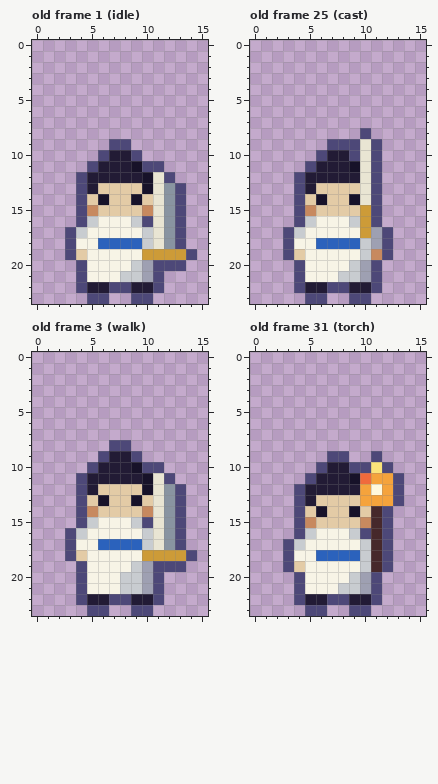
Pixel-art file -- art/bodies/orthodox.aseprite. The picture above is the old version.
16x24 pixels, 68 frames. Colours within 5 levels of each other are drawn and written as one. Shown: old frame 1 (idle), old frame 25 (cast), old frame 3 (walk), old frame 31 (torch). The commit also changed other frames, which this record leaves out.
The same view after the edit:
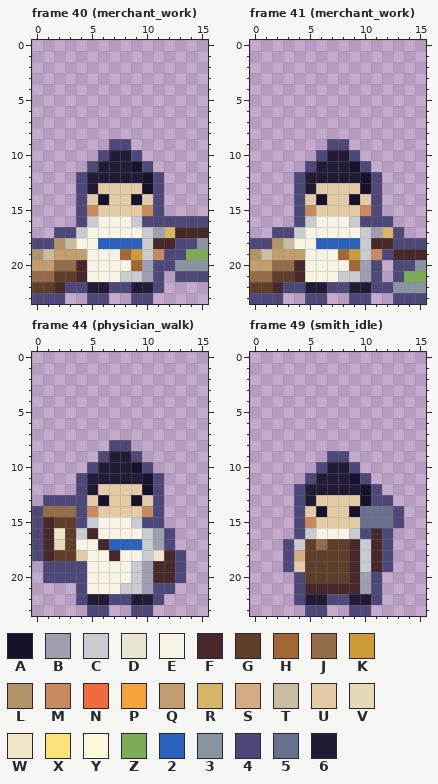
Palette (. is transparent): A #171229  B #9ea0b2  C #c8ccd0  D #e9e5d3  E #f7f4e6  F #46282b  G #5e3d29  H #a36734  J #946c48  K #cd9b38  L #b39467  M #c7895f  N #f06a3c  P #f5a33c  Q #c39f6f  R #d7b667  S #d4ac84  T #c9bda1  U #e3cba6  V #e4d8b5  W #efe5c9  X #fbe37a  Y #fff8dc  Z #7eab58  2 #2b62bc  3 #8994a1  4 #4d4878  5 #69708d  6 #221b35
A new or re-ordered frame is compared with the old frame closest to it.
The exact change:
frames 68 -> 166
--- frame 40 (merchant_work) is new; against old frame 1 (idle)
@@ x 0..15 @@
 10 ......4664......
-11 .....4666A44....
-12 ....466666AD4...
-13 ....46UUUUAD34..
-14 ....4UAUUAUD34..
-15 ....4MUUUUMD34..
-16 ....4CEEEC4D34..
-17 ...4CEEEEECD34..
-18 ...4EE2222CD34..
-19 ...4UEEEEEKKKK4.
-20 ....4EEEECB444..
-21 ....4EEECCB4....
-22 ....46644664....
-23 .....44..44.....
+11 .....4666A4.....
+12 ....466666A4....
+13 ....46UUUUA4....
+14 ....4UAUUAU4....
+15 ....4MUUUUM4....
+16 ....4CEEEC444444
+17 ..44CEEEEECBRFFF
+18 44LTEE2222CFF443
+19 LTQQQEEEHKCM44ZZ
+20 QQJJFEEEEHB44333
+21 JJGGFEEECCB4.444
+22 GGF446644664....
+23 444..44..44.....
--- frame 41 (merchant_work) is new; against old frame 25 (cast)
@@ x 0..15 @@
  7 ................
- 8 ..........4.....
- 9 .......444D4....
-10 ......4664D4....
-11 .....4666AD4....
-12 ....466666D4....
-13 ....46UUUUD4....
-14 ....4UAUUAD4....
-15 ....4MUUUUK4....
-16 ....4CEEECK4....
-17 ...4CEEEEEKB4...
-18 ...4EE2222CB4...
-19 ...4UEEEEECM4...
-20 ....4EEEECB4....
-21 ....4EEECCB4....
-22 ....46644664....
-23 .....44..44.....
+ 8 ................
+ 9 .......44.......
+10 ......4664......
+11 .....4666A4.....
+12 ....466666A4....
+13 ....46UUUUA4....
+14 ....4UAUUAU4....
+15 ....4MUUUUM4....
+16 ....4CEEEC444...
+17 ..44CEEEEECBR4..
+18 44LTEE2222CFF444
+19 LTQQQEEEHKCM4FFF
+20 QQJJFEEEEHB4.443
+21 JJGGFEEECCB4.4ZZ
+22 GGF4466446644333
+23 444..44..44..444
--- frame 44 (physician_walk) is new; against old frame 3 (walk)
@@ x 0..15 @@
  9 ......4664......
-10 .....4666A44....
-11 ....466666AD4...
-12 ....46UUUUAD34..
-13 ....4UAUUAUD34..
-14 ....4MUUUUMD34..
-15 ....4CEEEC4D34..
-16 ...4CEEEEECD34..
-17 ...4EE2222CD34..
-18 ...4UEEEEEKKKK4.
-19 ....4EEEECB444..
-20 ....4EEECCB4....
-21 ....4EEECCB4....
+10 .....4666A4.....
+11 ....466666A4....
+12 ....46UUUUA4....
+13 .4444UAUUAU4....
+14 4JJJ4MUUUUM4....
+15 4FGG4CEEEC44....
+16 4FWGCFEEEECB4...
+17 4FVGEEF222CB4...
+18 4FGGUEEFEECWF4..
+19 .4444EEEECBFF4..
+20 .4444EEEECBFF4..
+21 ....4EEECCB44...
 22 ....46644664....
--- frame 49 (smith_idle) is new; against old frame 31 (torch)
@@ x 0..15 @@
  8 ................
- 9 .......44..4....
-10 ......46644X4...
-11 .....4666ANPP4..
-12 ....466666PYP4..
-13 ....46UUUUPPP4..
-14 ....4UAUUAUF4...
-15 ....4MUUUUMF4...
+ 9 .......44.......
+10 ......4664......
+11 .....4666A4.....
+12 ....466666A4....
+13 ....46UUUUA44...
+14 ....4UAUUA5554..
+15 ....4MUUUU5554..
 16 ....4CEEEC4F4...
-17 ...4CEEEEECF4...
-18 ...4EE2222CF4...
-19 ...4UEEEEECF4...
-20 ....4EEEECB4....
-21 ....4EEECCB4....
+17 ...4CGJGGFCF4...
+18 ...4SGGGGFCF4...
+19 ...4UGGGGFCF4...
+20 ....4GGGGFB4....
+21 ....4FFFFFB4....
 22 ....46644664....
Changed places in both pictures, as pixel boxes (x1, y1, x2, y2):
changed: (32, 161, 208, 304)
changed: (250, 128, 426, 304)
changed: (32, 462, 197, 594)
changed: (294, 451, 404, 594)
